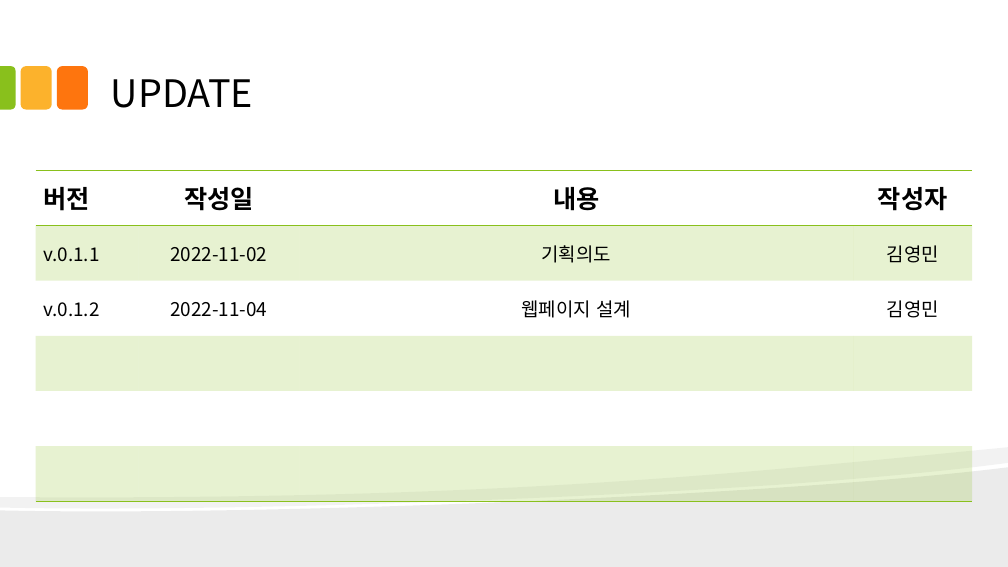
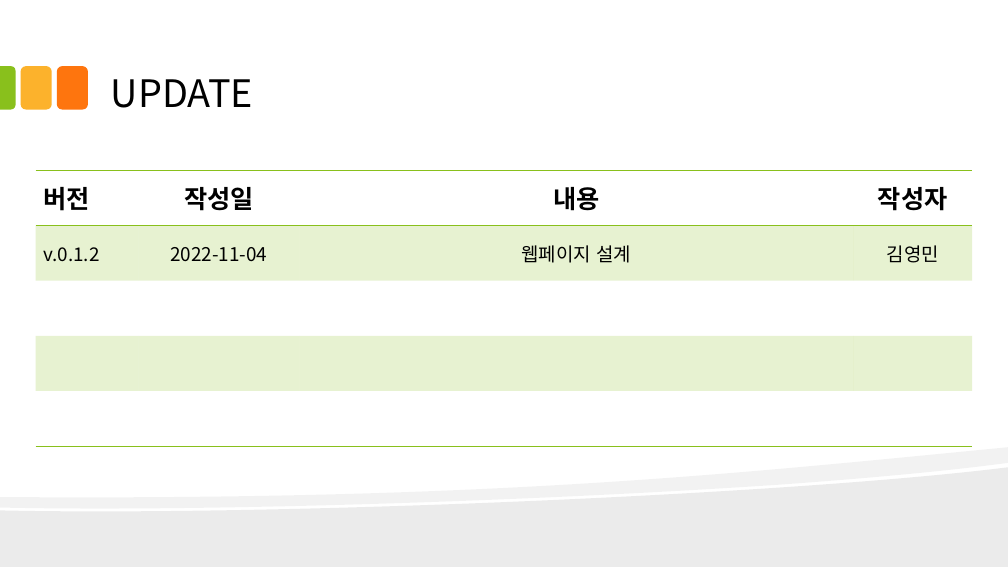
Before and after one commit to kjayvam/HTML, a slide deck: slide 2 of project/ppt/김영민_화면설계.pptx. Drawn at 1008x567 pixels with LibreOffice and Linux fonts; fonts in the diff are those of the drawing. Boxes give left, top, right and bottom in pixels: in the first picture for what was removed or moved away, otherwise in the second. Text is boxed around its words. In the diff, an @@ line names an element or a change of style, - is before the commit and + after.

```diff
--- a/project/ppt/김영민_화면설계.pptx
+++ b/project/ppt/김영민_화면설계.pptx
@@ table at bbox=[36, 170, 972, 446] @@
-row 2: v.0.1.1 | 2022-11-02 | 기획의도 | 김영민
```
Also in this commit, not shown: 45 other files.
